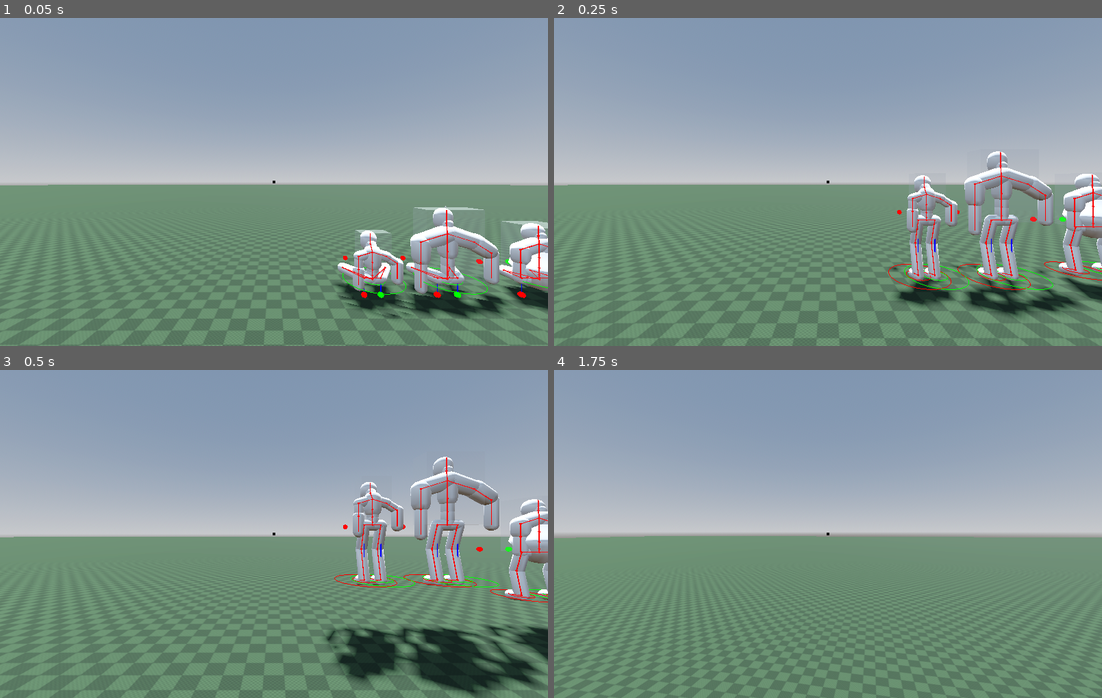
Above: before the commit, frames 1-4 (two rows, left to right).
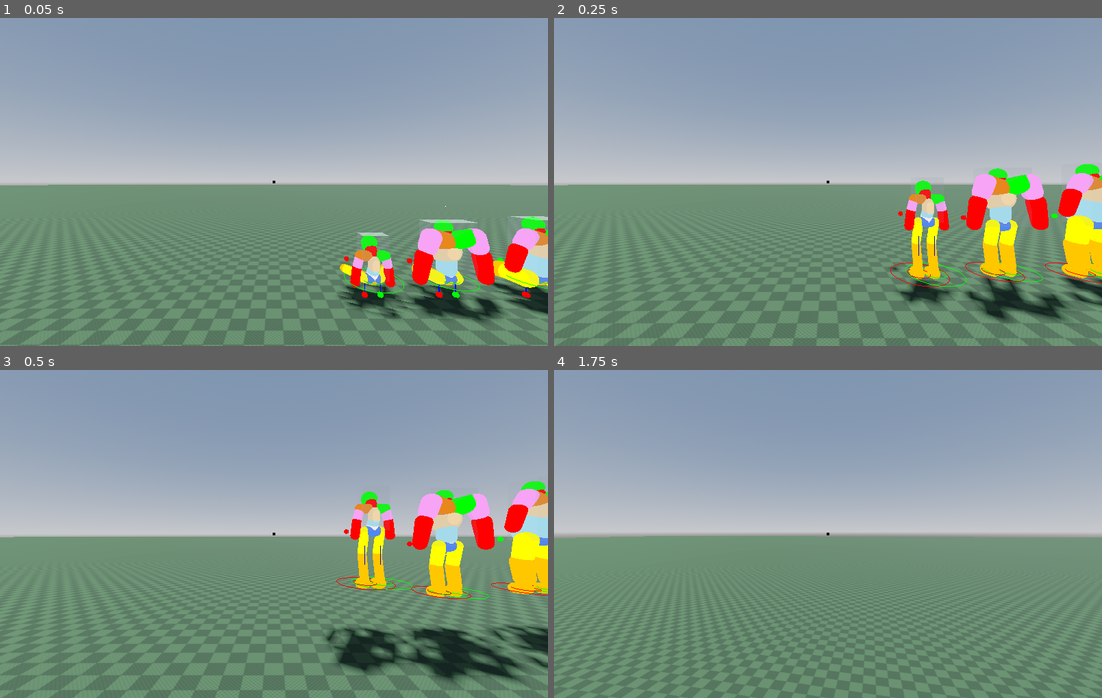
Above: after the commit, the same moments.

Repository: marcolatellafrias/character-parametric
Game: Godot game, scene res://Scenes/Demo.tscn
Same seed, same stepped clock (60 frames per second), same inputs: the game is played once before the commit and once after it.
Inputs (mouse positions are in pixels of both pictures, inside the frame that each line leads up to):
- Up to frame 1 (0.05 s): no input
- Up to frame 2 (0.25 s): no input
- Up to frame 3 (0.5 s): no input
- Up to frame 4 (1.75 s): tap Enter at 0.5 s; move the mouse to (855, 534) at 0.52 s; hold W (move_forward) from 0.53 s (still down); click (855, 534) at 0.6 s; tap Space (jump) at 0.77, 1.52 s; move the mouse to (800, 534) at 1.27 s; tap Shift (sprint) at 1.35 s

The runs differ from the first frame. In frame 1, 6.6% of the frame differs, in the area x 61-100%, y 57-93%; in frame 2, 9.1%; in frame 3, 11%, in the area x 61-100%, y 26-100%; in frame 4, nothing differs.

Commit message:
added archetypes

Diff:
--- a/Scripts/character/archetypes.gd
+++ b/Scripts/character/archetypes.gd
@@ -91,7 +91,7 @@
 	arch.time_to_standup = 2.0
 	arch.strenght = 1.0
 	arch.throw_strenght = 0.7
-	arch.reach = 0.5
+	arch.reach = 0.65
 	arch.reach_multiplier = 1.0
 	arch.jump_strenght = 0.3
 	arch.jump_multiplier = 2.0
@@ -107,18 +107,18 @@
 	arch.fatness = 1.0
 	arch.muscularity = 0.7
 
-	arch.height = 1.7
+	arch.height = 1.9
 
 	arch.neck_to_head_proportion = 0.2
 	arch.chest_to_low_spine_proportion = 0.35
 	arch.legs_to_feet_proportion = 0.45
-	arch.hips_width_proportion = 0.18
-	arch.shoulder_width_proportion = 0.2
+	arch.hips_width_proportion = 0.12
+	arch.shoulder_width_proportion = 0.16
 
 	arch.has_neck = true
 
 	arch.slouch = 0.0
-	arch.shoulders_height = -1.0
+	arch.shoulders_height = 1.0
 	arch.shoulders_back = 0.8
 	arch.arms_openness = 1.0
 
@@ -141,7 +141,7 @@
 	arch.time_to_standup = 1.0
 	arch.strenght = 0.3
 	arch.throw_strenght = 0.2
-	arch.reach = 0.3
+	arch.reach = 0.35
 	arch.reach_multiplier = 1.0
 	arch.jump_strenght = 0.6
 	arch.jump_multiplier = 2.0
@@ -159,18 +159,18 @@
 
 	arch.height = 1.2
 
-	arch.neck_to_head_proportion = 0.2
+	arch.neck_to_head_proportion = 0.25
 	arch.chest_to_low_spine_proportion = 0.3
-	arch.legs_to_feet_proportion = 0.5
-	arch.hips_width_proportion = 0.13
-	arch.shoulder_width_proportion = 0.2
+	arch.legs_to_feet_proportion = 0.45
+	arch.hips_width_proportion = 0.1
+	arch.shoulder_width_proportion = 0.15
 
 	arch.has_neck = true
 
 	arch.slouch = 0.0
-	arch.shoulders_height = -0.3
+	arch.shoulders_height = 0.0
 	arch.shoulders_back = 0.0
-	arch.arms_openness = 0.0
+	arch.arms_openness = 0.8
 
 	return arch
 
@@ -207,7 +207,7 @@
 	arch.fatness = 0.0
 	arch.muscularity = 0.5
 
-	arch.height = 2.1
+	arch.height = 2.2
 
 	arch.neck_to_head_proportion = 0.2
 	arch.chest_to_low_spine_proportion = 0.25
@@ -218,8 +218,8 @@
 	arch.has_neck = true
 
 
-	arch.slouch = 0.4
-	arch.shoulders_height = -1.0
+	arch.slouch = 0.3
+	arch.shoulders_height = 0.0
 	arch.shoulders_back = 0.0
 	arch.arms_openness = 0.2
 
@@ -255,10 +255,10 @@
 	arch.horizontal_turn_spring = 0.8
 	arch.horizontal_turn_damp = 0.8
 
-	arch.fatness = 0.0
+	arch.fatness = 0.35
 	arch.muscularity = 1.0
 
-	arch.height = 2.2
+	arch.height = 1.8
 
 	arch.neck_to_head_proportion = 0.2
 	arch.chest_to_low_spine_proportion = 0.35
@@ -269,7 +269,7 @@
 	arch.has_neck = true
 
 	arch.slouch = 0.0
-	arch.shoulders_height = -0.4
+	arch.shoulders_height = 1.0
 	arch.shoulders_back = 1.0
 	arch.arms_openness = 0.6
 
@@ -308,19 +308,19 @@
 	arch.fatness = 0.0
 	arch.muscularity = 0.0
 
-	arch.height = 1.8
+	arch.height = 1.7
 
 	arch.neck_to_head_proportion = 0.2
 	arch.chest_to_low_spine_proportion = 0.25
 	arch.legs_to_feet_proportion = 0.55
 	arch.hips_width_proportion = 0.08
-	arch.shoulder_width_proportion = 0.14
+	arch.shoulder_width_proportion = 0.13
 
 	arch.has_neck = true
 
 	arch.slouch = 1.0
-	arch.shoulders_height = -1.0
+	arch.shoulders_height = 0.5
 	arch.shoulders_back = 0.0
-	arch.arms_openness = 0.6
-
-	return arch
+	arch.arms_openness = 0.4
+
+	return arch
--- a/Scripts/character/custom_bone.gd
+++ b/Scripts/character/custom_bone.gd
@@ -53,7 +53,8 @@
 	#Añado mesh
 	var bone_mesh_instance := get_bone_mesh(bone.capsule_dimensions, offsets) #DebugUtil.create_debug_colored_cube(bone.capsule_dimensions)
 	var bone_material := StandardMaterial3D.new()
-	bone_material.albedo_color = Color.WHITE_SMOKE #new_color
+	bone_material.shading_mode = BaseMaterial3D.SHADING_MODE_UNSHADED
+	bone_material.albedo_color = new_color
 	bone_mesh_instance.material_override = bone_material
 	var min_side : float = min(bone.capsule_dimensions.x,bone.capsule_dimensions.z)
 	bone_mesh_instance.position = Vector3(0.0, 0.0,min_side * (offsets.z/2))
@@ -61,8 +62,8 @@
 	var debug_sphere := DebugUtil.create_debug_sphere(Color.RED,0.03,true)
 
 	bone.add_child(bone_mesh_instance)
-	bone.add_child(debug_line)
-	bone.add_child(debug_sphere)
+	#bone.add_child(debug_line)
+	#bone.add_child(debug_sphere)
 
 	# Hago que el pivot del hueso, este donde termina o empieza el hueso padre
 	if father_bone:
--- a/Scripts/character/custom_bones_util.gd
+++ b/Scripts/character/custom_bones_util.gd
@@ -23,12 +23,16 @@
 
 static func create(sizes: SkeletonSizesUtil, entity_stats: EntityStats) -> CustomBonesUtil:
 	var bones_util = CustomBonesUtil.new()
-	# Hueso raíz
-	bones_util.lower_spine = CustomBone.create(sizes.lower_spine_size, Vector3.ZERO, Color.WHITE_SMOKE, sizes.lower_spine_offset)
+
+
+
 	# Chest and spine
-	bones_util.middle_spine = CustomBone.createFromToUp(bones_util.lower_spine, sizes.middle_spine_size, sizes.middle_spine_offset, 0.0,0.0, Color.SKY_BLUE, true)
+	var slouchiness_chest =  SkeletonSizesUtil.lerp_range(0.0,0.6,entity_stats.slouch)
+	var slouchiness_center_spine =  SkeletonSizesUtil.lerp_range(0.0,0.6,entity_stats.slouch)
+	bones_util.lower_spine = CustomBone.create(sizes.lower_spine_size, Vector3.ZERO, Color.WHITE_SMOKE, sizes.lower_spine_offset)# Hueso raíz
+	bones_util.middle_spine = CustomBone.createFromToUp(bones_util.lower_spine, sizes.middle_spine_size, sizes.middle_spine_offset, 0.0,slouchiness_center_spine, Color.SKY_BLUE, true)
 	bones_util.upper_spine = CustomBone.createFromToUp(bones_util.middle_spine, sizes.upper_spine_size, sizes.upper_spine_offset, 0.0,0.0, Color.BURLYWOOD , true)
-	bones_util.chest = CustomBone.createFromToUp(bones_util.upper_spine, sizes.chest_size, sizes.chest_offset, 0.0,0.0, Color.BURLYWOOD , true)
+	bones_util.chest = CustomBone.createFromToUp(bones_util.upper_spine, sizes.chest_size, sizes.chest_offset, 0.0,-slouchiness_chest, Color.BURLYWOOD , true)
 	bones_util.left_hip = CustomBone.createFromToLeft(bones_util.lower_spine, sizes.hip_size, sizes.hip_offset, 0.0,0.0, Color.ROYAL_BLUE , false)
 	bones_util.right_hip = CustomBone.createFromToRight(bones_util.lower_spine, sizes.hip_size, sizes.hip_offset, 0.0,0.0, Color.ROYAL_BLUE , false)
 
@@ -40,18 +44,23 @@
 	bones_util.right_upper_feet = CustomBone.createFromToForward(bones_util.right_lower_leg, sizes.upper_feet_size, sizes.upper_feet_offset, 0.0,0.0, Color.ORANGE , true)
 	bones_util.left_upper_feet = CustomBone.createFromToForward(bones_util.left_lower_leg, sizes.upper_feet_size, sizes.upper_feet_offset, 0.0,0.0, Color.ORANGE , true)
 
-	var slouchiness =  SkeletonSizesUtil.lerp_range(0.1,0.6,entity_stats.slouch)
+	var slouchiness_neck =  SkeletonSizesUtil.lerp_range(0.2,0.6,entity_stats.slouch)
 	if entity_stats.has_neck:
-		bones_util.neck = CustomBone.createFromToUp(bones_util.chest, sizes.neck_size, sizes.neck_offset, 0.0,-slouchiness, Color.RED , true)
+		bones_util.neck = CustomBone.createFromToUp(bones_util.chest, sizes.neck_size, sizes.neck_offset, 0.0,-slouchiness_neck, Color.RED , true)
 	bones_util.head = CustomBone.createFromToUp(bones_util.neck if bones_util.neck else bones_util.chest, sizes.head_size, sizes.head_offset, 0.0,0.0, Color.GREEN , true)
+
 	# Shoulders
-	bones_util.left_shoulder = CustomBone.createFromToLeft(bones_util.chest, sizes.shoulder_width, sizes.shoulder_offset, 0.0,0.3, Color.CHOCOLATE , true)
-	bones_util.right_shoulder = CustomBone.createFromToRight(bones_util.chest, sizes.shoulder_width, sizes.shoulder_offset, 0.0,-0.3, Color.GREEN , true)
+	var shoulder_height =  SkeletonSizesUtil.lerp_range(-0.3,0.3,entity_stats.shoulders_height)
+	var shoulder_back =  SkeletonSizesUtil.lerp_range(0.0,0.3,entity_stats.shoulders_back)
+	bones_util.left_shoulder = CustomBone.createFromToLeft(bones_util.chest, sizes.shoulder_width, sizes.shoulder_offset, shoulder_back,-shoulder_height, Color.CHOCOLATE , true)
+	bones_util.right_shoulder = CustomBone.createFromToRight(bones_util.chest, sizes.shoulder_width, sizes.shoulder_offset, -shoulder_back,shoulder_height, Color.GREEN , true)
 
 	# Arms
-	bones_util.right_upper_arm = CustomBone.createFromToDown(bones_util.right_shoulder, sizes.upper_arm_size, sizes.upper_arm_offset, -1.0,0.0, Color.VIOLET , true)
-	bones_util.left_upper_arm = CustomBone.createFromToDown(bones_util.left_shoulder, sizes.upper_arm_size, sizes.upper_arm_offset, 0.0,0.0, Color.VIOLET , true)
+	var upper_arms_openness =  SkeletonSizesUtil.lerp_range(0.0,0.6,entity_stats.arms_openness)
+	bones_util.right_upper_arm = CustomBone.createFromToDown(bones_util.right_shoulder, sizes.upper_arm_size, sizes.upper_arm_offset, -upper_arms_openness,0.0, Color.VIOLET , true)
+	bones_util.left_upper_arm = CustomBone.createFromToDown(bones_util.left_shoulder, sizes.upper_arm_size, sizes.upper_arm_offset, upper_arms_openness,0.0, Color.VIOLET , true)
 
-	bones_util.right_lower_arm = CustomBone.createFromToDown(bones_util.right_upper_arm, sizes.lower_arm_size, sizes.lower_arm_offset, 0.0,0.0, Color.RED , true)
-	bones_util.left_lower_arm = CustomBone.createFromToDown(bones_util.left_upper_arm, sizes.lower_arm_size, sizes.lower_arm_offset, 0.0,0.0, Color.RED , true)
+	var lower_arms_openness =  SkeletonSizesUtil.lerp_range(0.0,0.3, entity_stats.arms_openness)
+	bones_util.right_lower_arm = CustomBone.createFromToDown(bones_util.right_upper_arm, sizes.lower_arm_size, sizes.lower_arm_offset, -lower_arms_openness,0.0, Color.RED , true)
+	bones_util.left_lower_arm = CustomBone.createFromToDown(bones_util.left_upper_arm, sizes.lower_arm_size, sizes.lower_arm_offset, lower_arms_openness,0.0, Color.RED , true)
 	return bones_util
--- a/Scripts/character/skeleton_sizes_util.gd
+++ b/Scripts/character/skeleton_sizes_util.gd
@@ -92,39 +92,70 @@
 	#TAMAÑO DE HUESOS
 	if entityStats.has_neck:
 		skelSizes.neck_size = Vector3(0.1, new_head_height * 0.4, 0.1)
-		skelSizes.head_size = Vector3(0.2, new_head_height * 0.6, 0.2)
+		skelSizes.head_size = Vector3(0.2, new_head_height * 0.6, 0.15)
 	else:
 		skelSizes.neck_size = Vector3.ZERO
 		skelSizes.head_size = Vector3(0.2, new_head_height, 0.2)
-	skelSizes.head_offset = Vector3(0.6, 1.0,-0.8)
-
-	#PARA VISUALES CAMBIAR ESTO
-	skelSizes.lower_spine_size = Vector3(0.1, new_torso_height * 0.1, 0.1)
-
-	var upper_belly_radius : float = lerp_range(0.1,0.7,entityStats.fatness)
-	var lower_belly_radius : float = lerp_range(0.1,0.5,entityStats.fatness)
-	skelSizes.middle_spine_size = Vector3(upper_belly_radius, new_torso_height * 0.2, lower_belly_radius)
-
-	skelSizes.upper_spine_size = Vector3(0.1, new_torso_height * 0.3, 0.1)
-	skelSizes.chest_size = Vector3(0.2, new_torso_height * 0.4, 0.2)
-
-	var upper_shoulder_radius : float = lerp_range(0.08,0.2,entityStats.muscularity)
-	var lower_shoulder_radius : float = lerp_range(0.08,0.25,entityStats.muscularity)
-	skelSizes.shoulder_width = Vector3( upper_shoulder_radius, new_shoulders_width, lower_shoulder_radius)
+	skelSizes.head_offset = Vector3(0.8, 1.0,-0.8)
+
+	#TORSO-------------------------------------------------------------------------
+	var chest_u_radius : float = lerp_range(0.08, 0.45, entityStats.muscularity)
+	var chest_l_radius : float = lerp_range(0.08, 0.45, entityStats.muscularity)
+	var chest_new_offset : float = lerp_range( 0.0, -0.35, entityStats.muscularity)
+	skelSizes.chest_offset = Vector3(0.4, 0.4, chest_new_offset)
+	skelSizes.chest_size = Vector3(chest_u_radius, new_torso_height * 0.25, chest_l_radius)
+
+	var upper_spine_u_radius : float = lerp_range(0.1,0.3,entityStats.fatness)
+	var upper_spine_l_radius : float = lerp_range(0.1,0.3,entityStats.fatness)
+	var upper_spine_new_offset : float = lerp_range (0.0, -0.55, entityStats.fatness)
+	skelSizes.upper_spine_size = Vector3(upper_spine_u_radius, new_torso_height * 0.25, upper_spine_l_radius)
+	skelSizes.upper_spine_offset = Vector3(0.0, 0.0, upper_spine_new_offset)
+
+	var middle_spine_u_radius : float = lerp_range(0.1,0.45,entityStats.fatness)
+	var middle_spine_l_radius : float = lerp_range(0.1,0.45,entityStats.fatness)
+	var middle_spine_new_offset : float = lerp_range( 0.0, -0.55, entityStats.fatness)
+	skelSizes.middle_spine_size = Vector3(middle_spine_u_radius, new_torso_height * 0.25, middle_spine_l_radius)
+	skelSizes.middle_spine_offset = Vector3(0.0, 0.0, middle_spine_new_offset)
+
+	var lower_spine_u_radius : float = lerp_range(0.1,0.1,entityStats.fatness)
+	var lower_spine_l_radius : float = lerp_range(0.1,0.1,entityStats.fatness)
+	var lower_spine_new_offset : float = lerp_range( 0.0, -0.55, entityStats.fatness)
+	skelSizes.lower_spine_size = Vector3(lower_spine_u_radius, new_torso_height * 0.25, lower_spine_l_radius)
+	skelSizes.lower_spine_offset = Vector3(0.0, 0.0, lower_spine_new_offset)
+
+	#HOMBROS-------------------------------------------------------------------------
+	var shoulder_u_radius : float = lerp_range(0.08,0.2,entityStats.muscularity)
+	var shoulder_l_radius : float = lerp_range(0.08,0.25,entityStats.muscularity)
+	skelSizes.shoulder_width = Vector3(shoulder_u_radius, new_shoulders_width, shoulder_l_radius)
+
+	#BRAZOS-------------------------------------------------------------------------
 	var arm_total := entityStats.reach
 	var upper_arm_u_radius : float = lerp_range(0.06,0.2,entityStats.muscularity)
 	var upper_arm_l_radius : float = lerp_range(0.06,0.23, entityStats.muscularity)
 	skelSizes.upper_arm_size = Vector3(upper_arm_u_radius, arm_total * 0.45, upper_arm_l_radius)
-	skelSizes.upper_arm_offset = Vector3(0.0, 1.0,0.0)
-	skelSizes.lower_arm_size = Vector3(0.1, arm_total * 0.55, 0.1)
-	skelSizes.upper_leg_size = Vector3(0.1, new_leg_height * 0.45, 0.1)
-	skelSizes.lower_leg_size = Vector3(0.1, new_leg_height * 0.55, 0.1)
-
+	skelSizes.upper_arm_offset = Vector3(1.0, 1.0,0.0)
+	var lower_arm_u_radius : float = lerp_range(0.06,0.13,entityStats.muscularity)
+	var lower_arm_l_radius : float = lerp_range(0.06,0.18, entityStats.muscularity)
+	skelSizes.lower_arm_size = Vector3(lower_arm_u_radius, arm_total * 0.55, lower_arm_l_radius)
+	skelSizes.lower_arm_offset = Vector3(0.0, 1.0,0.0)
+
+	#PIERNAS-------------------------------------------------------------------------
+	var upper_leg_u_radius : float = lerp_range(0.06,0.2,entityStats.fatness)
+	var upper_leg_l_radius : float = lerp_range(0.06,0.23, entityStats.fatness)
+	skelSizes.upper_leg_size = Vector3(upper_leg_u_radius, new_leg_height * 0.45, upper_leg_l_radius)
+	skelSizes.upper_leg_offset = Vector3(1.0, 0.0,0.0)
+
+	var lower_leg_u_radius : float = lerp_range(0.06,0.2,entityStats.fatness)
+	var lower_leg_l_radius : float = lerp_range(0.06,0.23, entityStats.fatness)
+	skelSizes.lower_leg_size = Vector3(lower_leg_u_radius, new_leg_height * 0.55, lower_leg_l_radius)
+	skelSizes.lower_leg_offset = Vector3(1.0, 1.0,0.0)
 
 	skelSizes.upper_feet_size = Vector3(0.1, new_leg_height * 0.2, 0.1)
 	skelSizes.lower_feet_size = Vector3(0.1, new_leg_height * 0.02, 0.1)
 
+
 	skelSizes.hip_size = Vector3( 0.1, new_hips_width, 0.1)
+	skelSizes.hip_offset = Vector3(1.0, 1.0,0.0)
 
 
 
